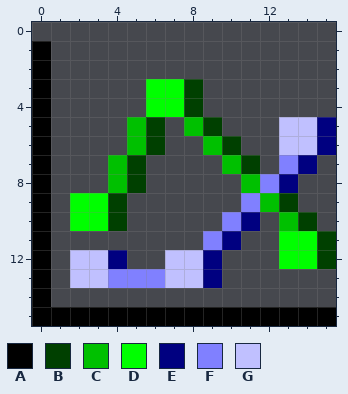
A pixel-art sprite gets an edit: kchart/toolbar/locolor/lo16-action-lines.png. Above is the file before it was changed.
The file is 16x16 pixels.
Palette (. is transparent): A #000000  B #004000  C #00c000  D #00ff00  E #000080  F #8080ff  G #c0c0ff
The result:
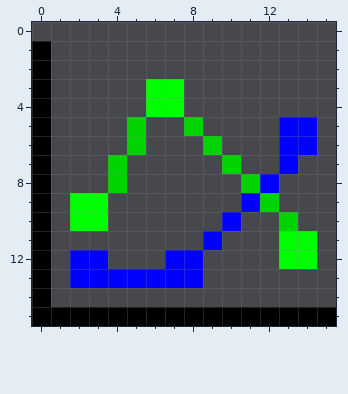
Change:
colour C: #00c000 -> #00d300
colour G: #c0c0ff -> #0000ff
Changed rows in their new state; - is a pixel that keeps its letter.
first column x 4:
 3 ----.-------
 4 ----.-------
 5 --.--.-----.
 6 --.---.----.
 7 -.-----.-G.-
 8 -.------G.--
 9 .------G-.--
10 .-----G.--.-
11 -----G.----.
12 .----.-----.
13 GGG--.------
